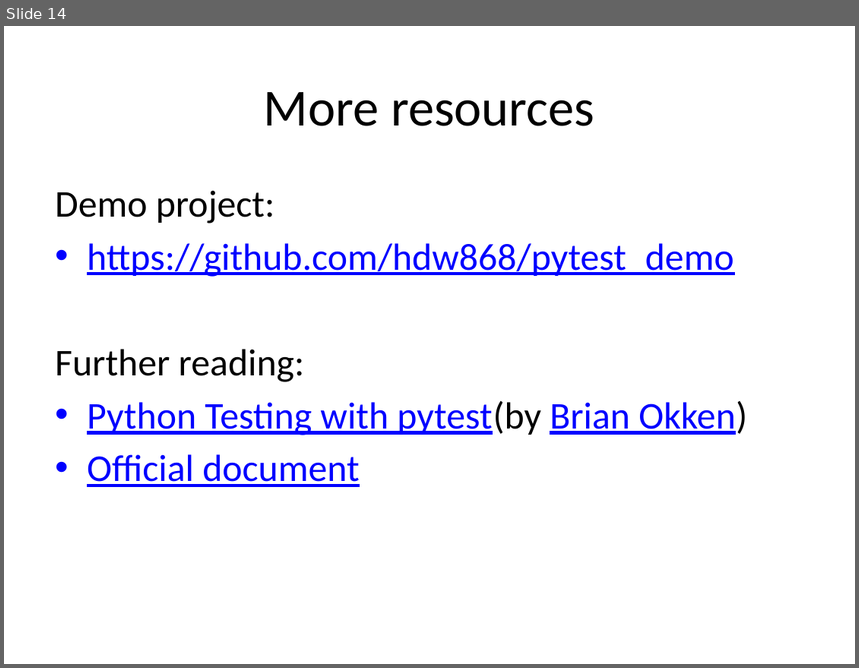
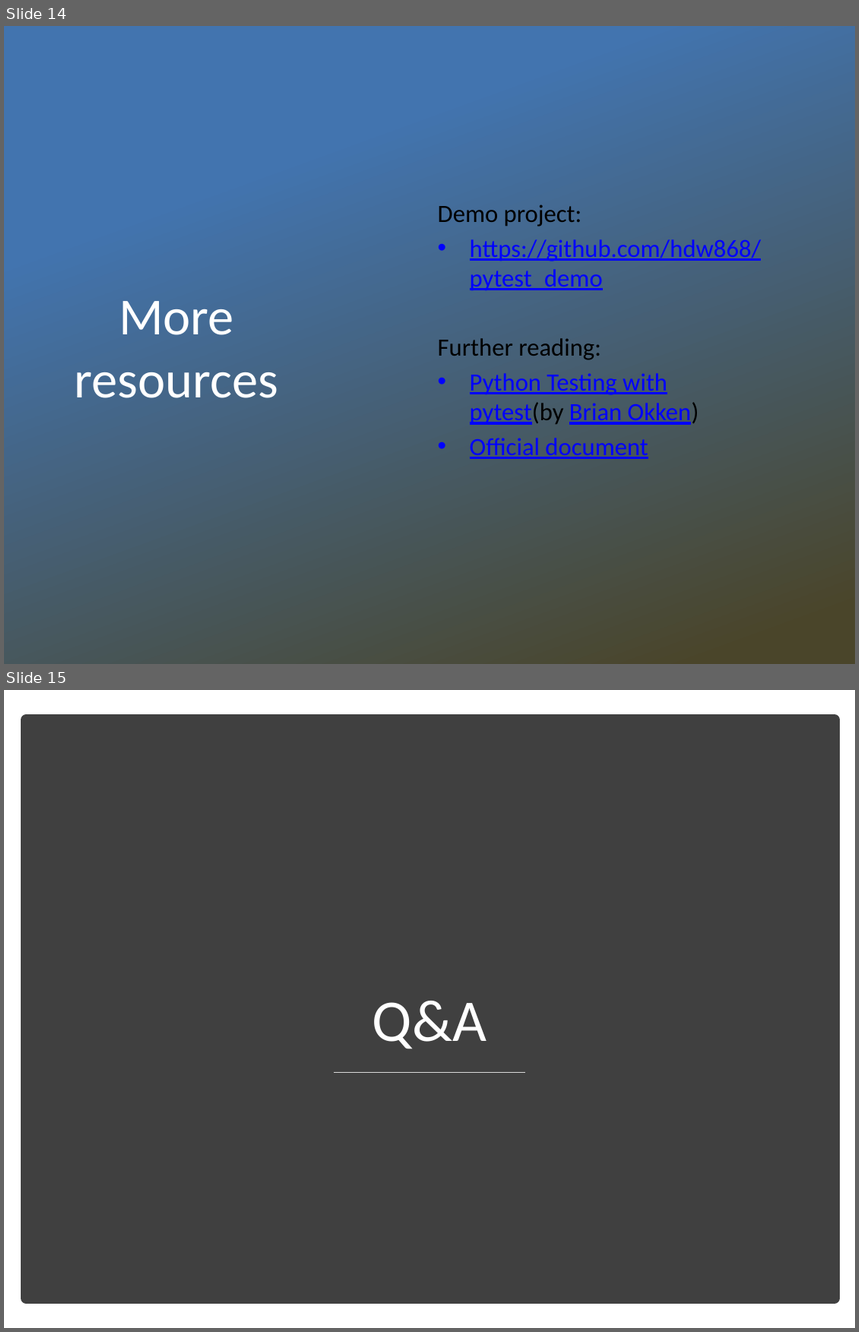
Before and after one commit to hdw868/pytest_demo, a slide deck: docs/Introduction to pytest.pptx. Shown one above the other, each under a label of ours: slide 14 before the commit, slides 14 and 15 after it. The pictures are 859x668 and 859x1332 pixels, drawn with LibreOffice and Linux fonts; fonts in the diff are those of the drawing; background and template pictures are left out. Boxes give left, top, right and bottom in pixels: in the first picture for what was removed or moved away, otherwise in the second. Text is boxed around its words. In the diff, an @@ line names an element or a change of style, - is before the commit and + after.

```diff
--- a/docs/Introduction to pytest.pptx
+++ b/docs/Introduction to pytest.pptx
@@ slide 15 added at box(4, 690, 855, 1328), background #FFFFFF @@
@@ rectangle added at box(26, 720, 834, 1299), fill #404040, outline #404040 10 pt @@
@@ title added at box(373, 1001, 487, 1049), 50 pt, text #FFFFFF @@
+Q&A
@@ line added from (335, 1072) to (525, 1072), #D9D9D9 1 pt @@
@@ slide 14 changed as well @@
@@ rectangle added at box(4, 26, 855, 664), fill gradient #4274AF to #4A452A @@
@@ text "Demo project:": place and size @@
-text "Demo project:" at box(55, 190, 747, 487)
+text "Demo project:" at box(438, 205, 762, 459)
@@ text "Demo project:" at box(438, 205, 762, 459): size 32 to 21 pt; less space between paragraphs; vertical alignment top to middle @@
@@ title "More resources": place and size @@
-title "More resources" at box(264, 92, 595, 126)
+title "More resources" at box(75, 301, 278, 398)
@@ title "More resources" at box(75, 301, 278, 398): text colour #000000 to #FFFFFF @@
```
Also in this commit, not shown: 11 other slides changed, 2 other slides added, 2 slides removed.
